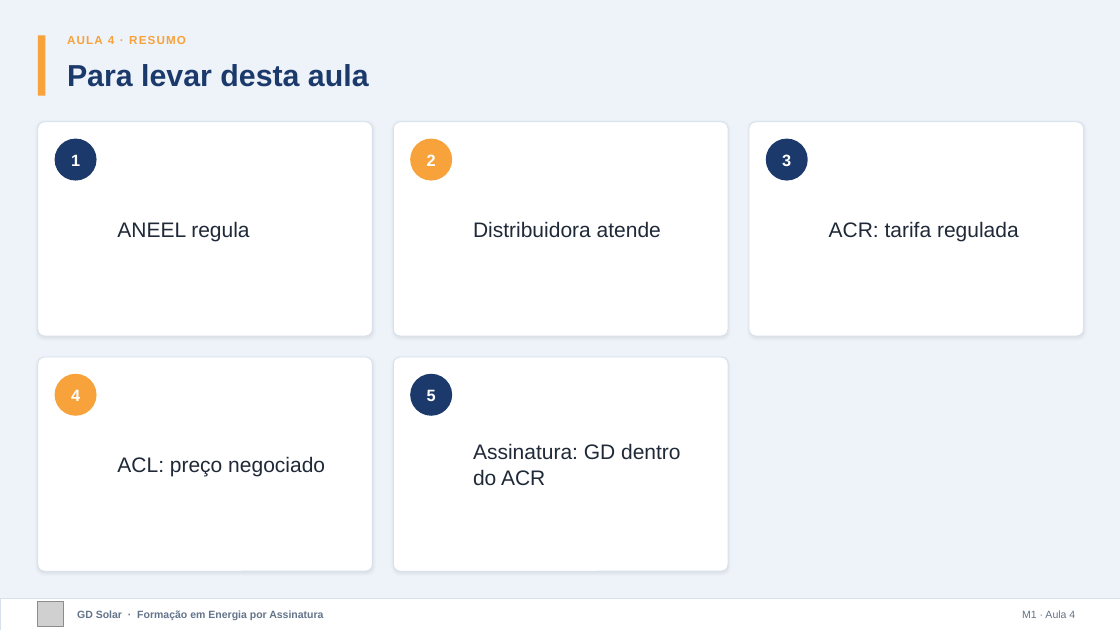
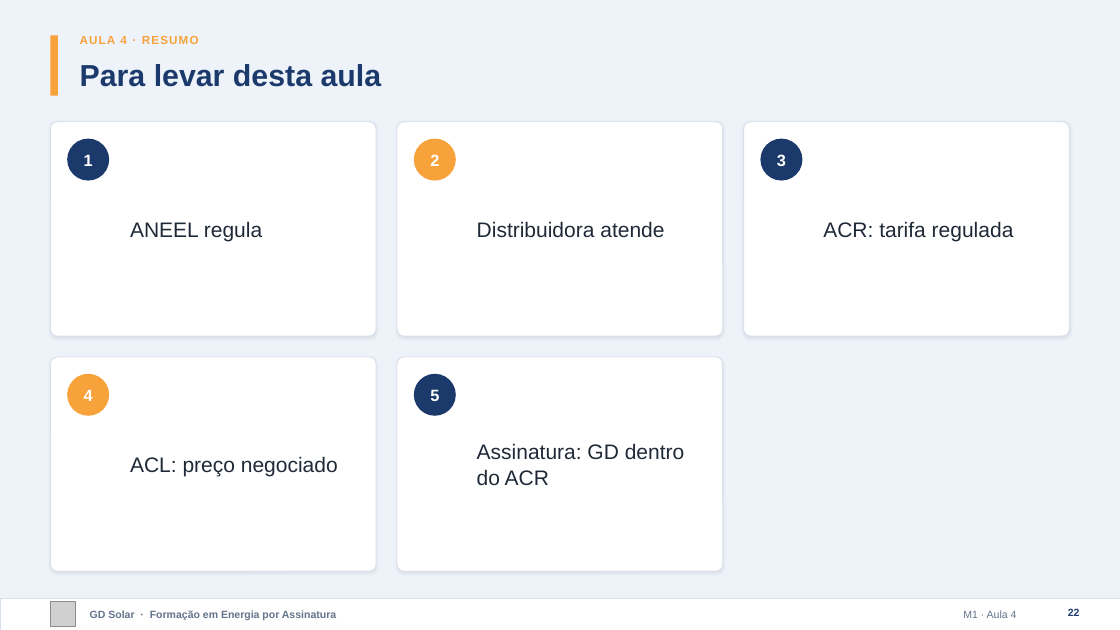
Before and after one commit to marcelo-braga-dev/casaverde, a slide deck: slide 22 of docs/curso/slides/m01-fundamentos.pptx. Drawn at 1120x630 pixels with LibreOffice and Linux fonts; fonts in the diff are those of the drawing; grey boxes stand for pictures. Boxes give left, top, right and bottom in pixels: in the first picture for what was removed or moved away, otherwise in the second. Text is boxed around its words. In the diff, an @@ line names an element or a change of style, - is before the commit and + after.

```diff
--- a/docs/curso/slides/m01-fundamentos.pptx
+++ b/docs/curso/slides/m01-fundamentos.pptx
@@ text "Para levar desta aula": place and size @@
-text "Para levar desta aula" at [67, 64, 369, 87]
+text "Para levar desta aula" at [80, 64, 382, 87]
@@ rounded rectangle: place and size @@
-rounded rectangle at [38, 122, 372, 336]
+rounded rectangle at [50, 122, 376, 336]
@@ text "ANEEL regula": place and size @@
-text "ANEEL regula" at [117, 221, 249, 241]
+text "ANEEL regula" at [130, 221, 262, 241]
@@ rounded rectangle: place and size @@
-rounded rectangle at [393, 122, 728, 336]
+rounded rectangle at [397, 122, 723, 336]
@@ ellipse: place and size @@
-ellipse at [410, 139, 452, 181]
+ellipse at [414, 139, 456, 181]
@@ text "Distribuidora atende": place and size @@
-text "Distribuidora atende" at [473, 221, 661, 238]
+text "Distribuidora atende" at [477, 221, 664, 238]
@@ rounded rectangle: place and size @@
-rounded rectangle at [749, 122, 1084, 336]
+rounded rectangle at [744, 122, 1070, 336]
@@ text "3": place and size @@
-text "3" at [782, 154, 791, 166]
+text "3" at [777, 154, 786, 166]
@@ ellipse: place and size @@
-ellipse at [766, 139, 808, 181]
+ellipse at [760, 139, 802, 181]
@@ text "ACR: tarifa regulada": place and size @@
-text "ACR: tarifa regulada" at [829, 221, 1019, 241]
+text "ACR: tarifa regulada" at [823, 221, 1014, 241]
@@ rounded rectangle: place and size @@
-rounded rectangle at [38, 357, 372, 571]
+rounded rectangle at [50, 357, 376, 571]
@@ rounded rectangle: place and size @@
-rounded rectangle at [393, 357, 728, 571]
+rounded rectangle at [397, 357, 723, 571]
@@ 3 texts, 2 ellipses, 1 picture, 1 rectangle: place and size @@
-3 texts, 2 ellipses, 1 picture, 1 rectangle at [38, 35, 186, 627]
+3 texts, 2 ellipses, 1 picture, 1 rectangle at [50, 35, 199, 627]
@@ text "ACL: preço negociado": place and size @@
-text "ACL: preço negociado" at [117, 456, 325, 477]
+text "ACL: preço negociado" at [130, 456, 338, 477]
@@ ellipse: place and size @@
-ellipse at [410, 374, 452, 416]
+ellipse at [414, 374, 456, 416]
@@ text "Assinatura: GD dentro do ACR": place and size @@
-text "Assinatura: GD dentro do ACR" at [473, 443, 681, 486]
+text "Assinatura: GD dentro do ACR" at [477, 443, 685, 486]
@@ text "GD Solar · Formação em ...": place and size @@
-text "GD Solar · Formação em ..." at [77, 610, 323, 620]
+text "GD Solar · Formação em ..." at [90, 610, 336, 620]
@@ text "M1 · Aula 4": place and size @@
-text "M1 · Aula 4" at [1022, 610, 1075, 618]
+text "M1 · Aula 4" at [963, 610, 1017, 618]
@@ page number added at [1068, 608, 1080, 616], 9 pt, text #1B3A6B, bold @@
+22
```
Also in this commit, not shown: 39 other slides changed, 13 other files.
